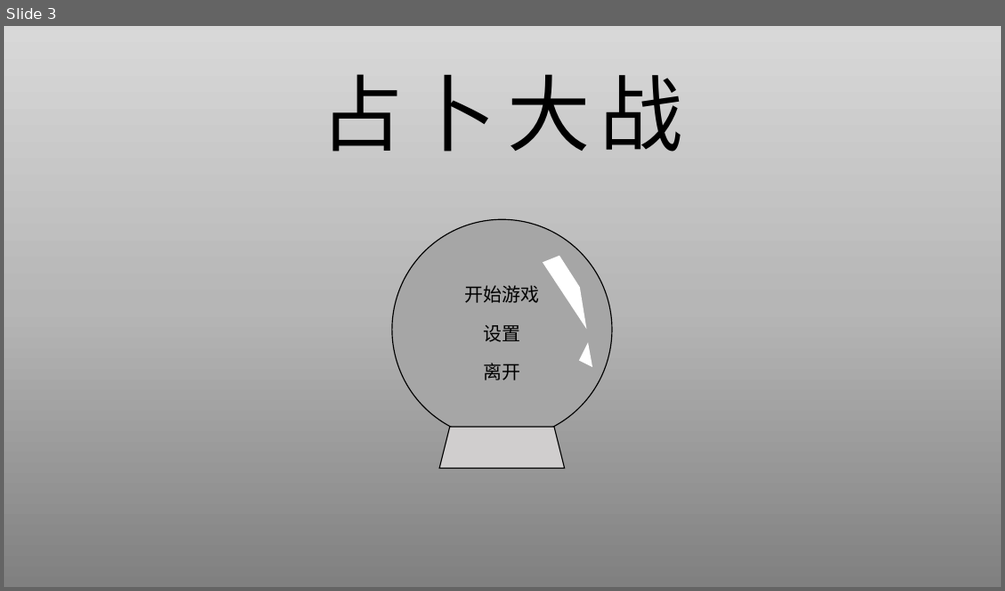
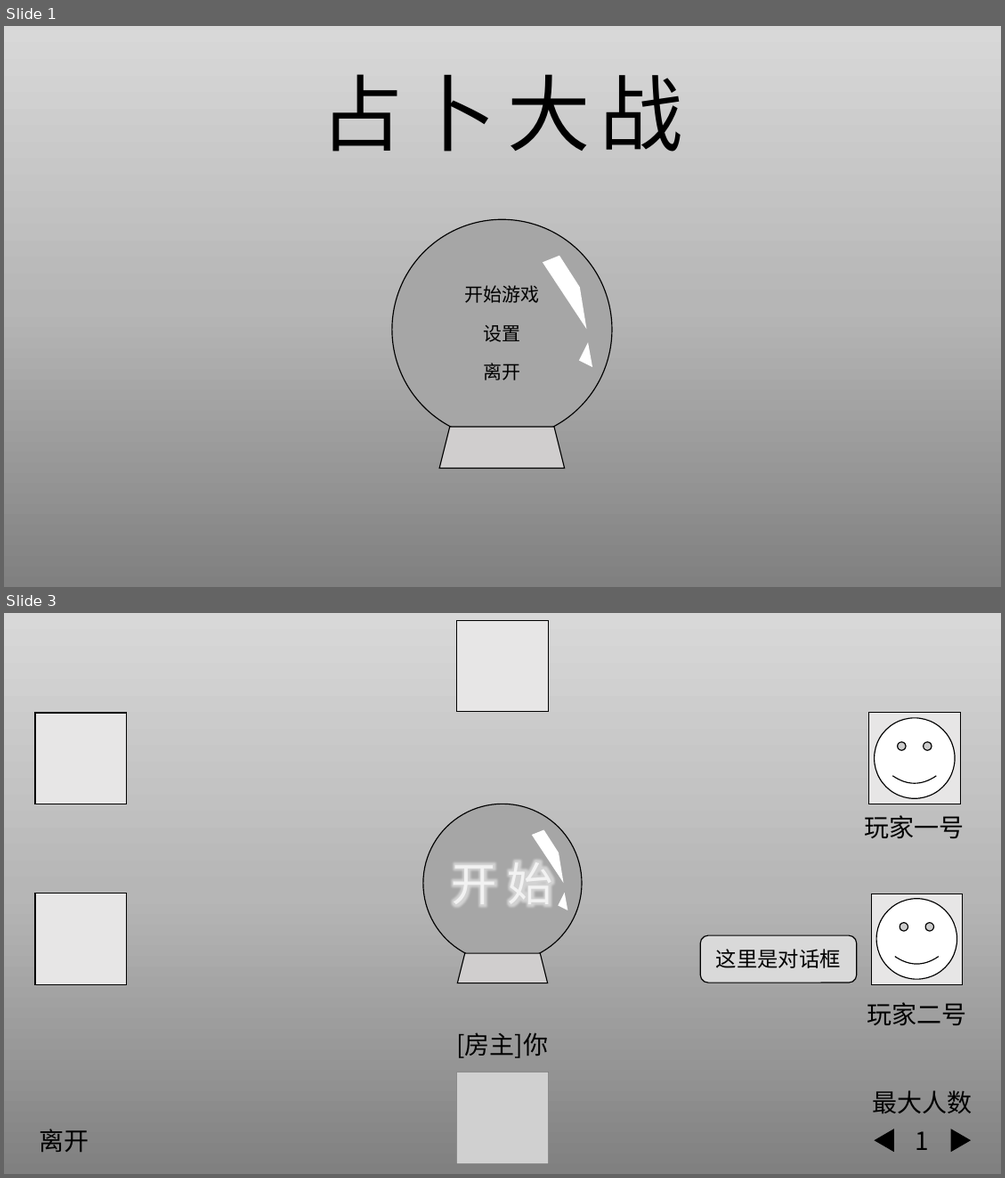
Before and after one commit to Cynthia7979/The-Prophesy-War, a slide deck: Board_Display.pptx. Shown one above the other, each under a label of ours: slide 3 before the commit, slides 1 and 3 after it; the slides between them are not shown. The pictures are 1005x591 and 1005x1178 pixels, drawn with LibreOffice and Linux fonts; fonts in the diff are those of the drawing; grey boxes stand for pictures. Boxes give left, top, right and bottom in pixels: in the first picture for what was removed or moved away, otherwise in the second. Text is boxed around its words. In the diff, an @@ line names an element or a change of style, - is before the commit and + after.

```diff
--- a/Board_Display.pptx
+++ b/Board_Display.pptx
@@ slide 3 added at bbox=[4, 613, 1001, 1174], background #FFFFFF @@
@@ rectangle added at bbox=[4, 613, 1001, 1174], fill gradient #808080 to #B7B7B7 to #D9D9D9 @@
@@ rectangle added at bbox=[457, 620, 549, 712], fill #E7E6E6, outline #000000 1 pt @@
@@ rectangle added at bbox=[35, 713, 127, 803], fill #E7E6E6, outline #000000 1 pt @@
@@ rectangle added at bbox=[869, 713, 961, 803], fill #E7E6E6, outline #000000 1 pt @@
@@ smiley face added at bbox=[874, 718, 955, 798], fill #FFFFFF, outline #000000 1 pt @@
@@ text added at bbox=[865, 815, 964, 838], 24 pt, text #000000 @@
+玩家一号
@@ text added at bbox=[452, 854, 553, 912], 44 pt, text #F2F2F2 @@
+开 始
@@ rectangle added at bbox=[35, 893, 127, 985], fill #E7E6E6, outline #000000 1 pt @@
@@ group added at bbox=[423, 803, 582, 983]: 2 freeform shapes, 1 ellipse, 1 trapezoid @@
@@ rectangle added at bbox=[872, 893, 963, 985], fill #E7E6E6, outline #000000 1 pt @@
@@ smiley face added at bbox=[877, 899, 957, 980], fill #FFFFFF, outline #000000 1 pt @@
@@ rounded rectangle added at bbox=[700, 935, 857, 982], fill #D9D9D9, outline #000000 1 pt, 20 pt, text #000000 @@
+这里是对话框
@@ text added at bbox=[867, 1002, 967, 1025], 24 pt, text #000000 @@
+玩家二号
@@ text added at bbox=[456, 1032, 548, 1058], 24 pt, text #000000 @@
+[房主]你
@@ rectangle added at bbox=[457, 1072, 549, 1163], fill #E7E6E6, outline #000000 1 pt @@
@@ picture added at bbox=[457, 1072, 549, 1163] @@
@@ text added at bbox=[873, 1090, 972, 1113], 24 pt, text #000000 @@
+最大人数
@@ text added at bbox=[40, 1128, 89, 1151], 24 pt, text #000000 @@
+离开
@@ triangle added at bbox=[875, 1130, 894, 1151], fill #000000, outline #000000 1 pt @@
@@ text added at bbox=[915, 1131, 930, 1150], 24 pt, text #000000 @@
+1
@@ triangle added at bbox=[952, 1130, 971, 1151], fill #000000, outline #000000 1 pt @@
@@ what was slide 3 is now slide 1 @@
```
Also in this commit, not shown: 3 slides changed, 1 other slide added.
